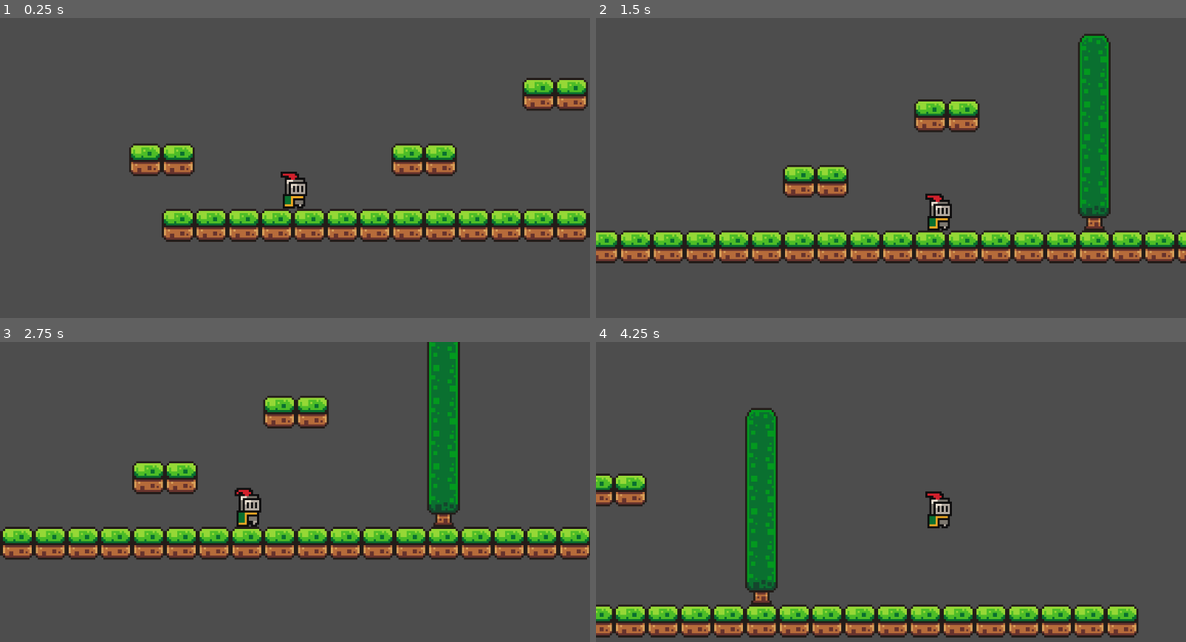
Above: before the commit, frames 1-4 (two rows, left to right).
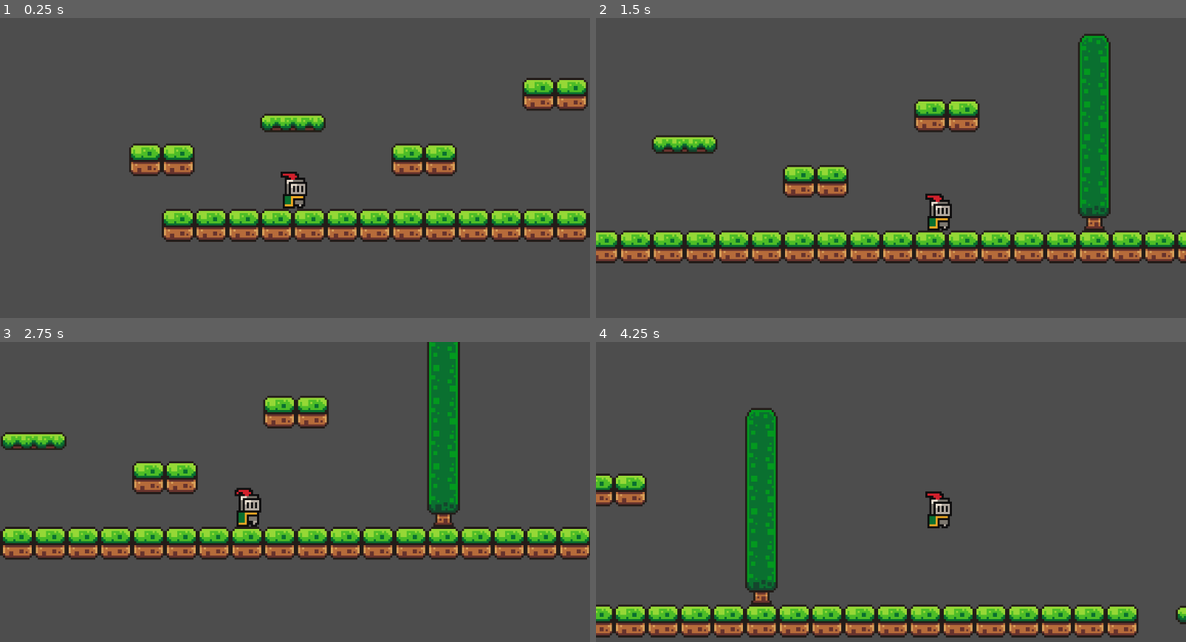
Above: after the commit, the same moments.

Repository: Nikman800/Lab_4_Game
Game: Godot game, scene res://scenes/game.tscn
Same seed, same stepped clock (60 frames per second), same inputs: the game is played once before the commit and once after it.
Inputs:
- Up to frame 1 (0.25 s): no input
- Up to frame 2 (1.5 s): tap Enter (ui_accept) at 0.5, 0.77 s; hold Right (ui_right) from 0.53 s (still down)
- Up to frame 3 (2.75 s): tap Enter (ui_accept) at 1.52 s; release Right (ui_right) at 2.03 s; hold Left (ui_left) from 2.03 s (still down)
- Up to frame 4 (4.25 s): release Left (ui_left) at 2.78 s; hold Right (ui_right) from 2.78 s (still down); tap Enter (ui_accept) at 3.02, 3.77 s

The runs differ from the first frame. In frame 1, 0.7% of the frame differs, in the area x 44-56%, y 32-39%; in frame 2, 0.7%; in frame 3, 0.6%; in frame 4, less than 0.1%.

Commit message:
Added a moving platform

Diff:
--- a/scenes/game.tscn
+++ b/scenes/game.tscn
@@ -1,7 +1,8 @@
-[gd_scene load_steps=5 format=3 uid="uid://ce7c6q1u36skb"]
+[gd_scene load_steps=9 format=3 uid="uid://ce7c6q1u36skb"]
 
 [ext_resource type="PackedScene" uid="uid://buqsspxla075q" path="res://scenes/player.tscn" id="1_ppmqx"]
 [ext_resource type="Texture2D" uid="uid://8rh8vh2psuxg" path="res://assets/sprites/world_tileset.png" id="2_eqwxu"]
+[ext_resource type="PackedScene" uid="uid://dwfjvdh2j2ero" path="res://scenes/platform.tscn" id="3_v7s5c"]
 
 [sub_resource type="TileSetAtlasSource" id="TileSetAtlasSource_fk1l3"]
 texture = ExtResource("2_eqwxu")
@@ -405,12 +406,50 @@
 physics_layer_0/collision_layer = 1
 sources/0 = SubResource("TileSetAtlasSource_fk1l3")
 
+[sub_resource type="Animation" id="Animation_1dm2x"]
+resource_name = "move"
+length = 2.0
+loop_mode = 2
+tracks/0/type = "value"
+tracks/0/imported = false
+tracks/0/enabled = true
+tracks/0/path = NodePath(".:position")
+tracks/0/interp = 1
+tracks/0/loop_wrap = true
+tracks/0/keys = {
+"times": PackedFloat32Array(0, 2),
+"transitions": PackedFloat32Array(1, 1),
+"update": 0,
+"values": [Vector2(401, 5), Vector2(560, 5)]
+}
+
+[sub_resource type="Animation" id="Animation_sqqyx"]
+length = 0.001
+tracks/0/type = "value"
+tracks/0/imported = false
+tracks/0/enabled = true
+tracks/0/path = NodePath(".:position")
+tracks/0/interp = 1
+tracks/0/loop_wrap = true
+tracks/0/keys = {
+"times": PackedFloat32Array(0),
+"transitions": PackedFloat32Array(1),
+"update": 0,
+"values": [Vector2(401, 5)]
+}
+
+[sub_resource type="AnimationLibrary" id="AnimationLibrary_4gndd"]
+_data = {
+"RESET": SubResource("Animation_sqqyx"),
+"move": SubResource("Animation_1dm2x")
+}
+
 [node name="Game" type="Node2D"]
 
 [node name="TileMap" type="TileMap" parent="."]
 tile_set = SubResource("TileSet_pr48e")
 format = 2
-layer_0/tile_data = PackedInt32Array(65532, 0, 0, 65533, 0,  …(394 unchanged characters)… 2132, 0, 4, -327668, 0, 4, -393204, 0, 3)
+layer_0/tile_data = PackedInt32Array(65532, 0, 0, 65533, 0,  …(394 unchanged characters)… 2132, 0, 4, -327668, 0, 4, -393204, 0, 3, 36, 0, 0, 37, 0, 0, 38, 0, 0, 39, 0, 0, 40, 0, 0)
 
 [node name="Player" parent="." instance=ExtResource("1_ppmqx")]
 z_index = 5
@@ -421,3 +460,15 @@
 zoom = Vector2(4, 4)
 limit_bottom = 120
 position_smoothing_enabled = true
+
+[node name="Platform" parent="." instance=ExtResource("3_v7s5c")]
+position = Vector2(0, -42)
+
+[node name="Platform2" parent="." instance=ExtResource("3_v7s5c")]
+position = Vector2(401, 5)
+
+[node name="AnimationPlayer" type="AnimationPlayer" parent="Platform2"]
+libraries = {
+"": SubResource("AnimationLibrary_4gndd")
+}
+autoplay = "move"
--- /dev/null
+++ b/scenes/platform.tscn
@@ -0,0 +1,17 @@
+[gd_scene load_steps=3 format=3 uid="uid://dwfjvdh2j2ero"]
+
+[ext_resource type="Texture2D" uid="uid://d01jlequc6ldj" path="res://assets/sprites/platforms.png" id="1_vrcrm"]
+
+[sub_resource type="RectangleShape2D" id="RectangleShape2D_h1nmw"]
+size = Vector2(32, 8)
+
+[node name="Platform" type="AnimatableBody2D"]
+
+[node name="Sprite2D" type="Sprite2D" parent="."]
+texture = ExtResource("1_vrcrm")
+region_enabled = true
+region_rect = Rect2(16, 0, 32, 8.96925)
+
+[node name="CollisionShape2D" type="CollisionShape2D" parent="."]
+shape = SubResource("RectangleShape2D_h1nmw")
+one_way_collision = true
